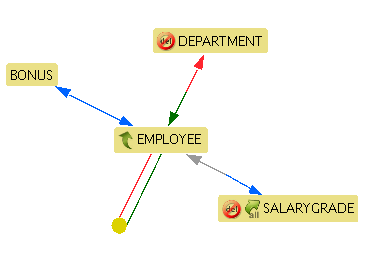
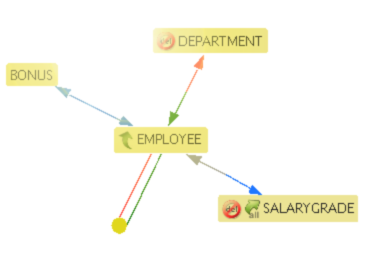
Comparing the layer stacks of the two 372×257 images. Changes:
removed layer "Eingefügte Ebene" over (5, 27, 359, 235)
painted on "Hintergrund" over (5, 27, 359, 235)
